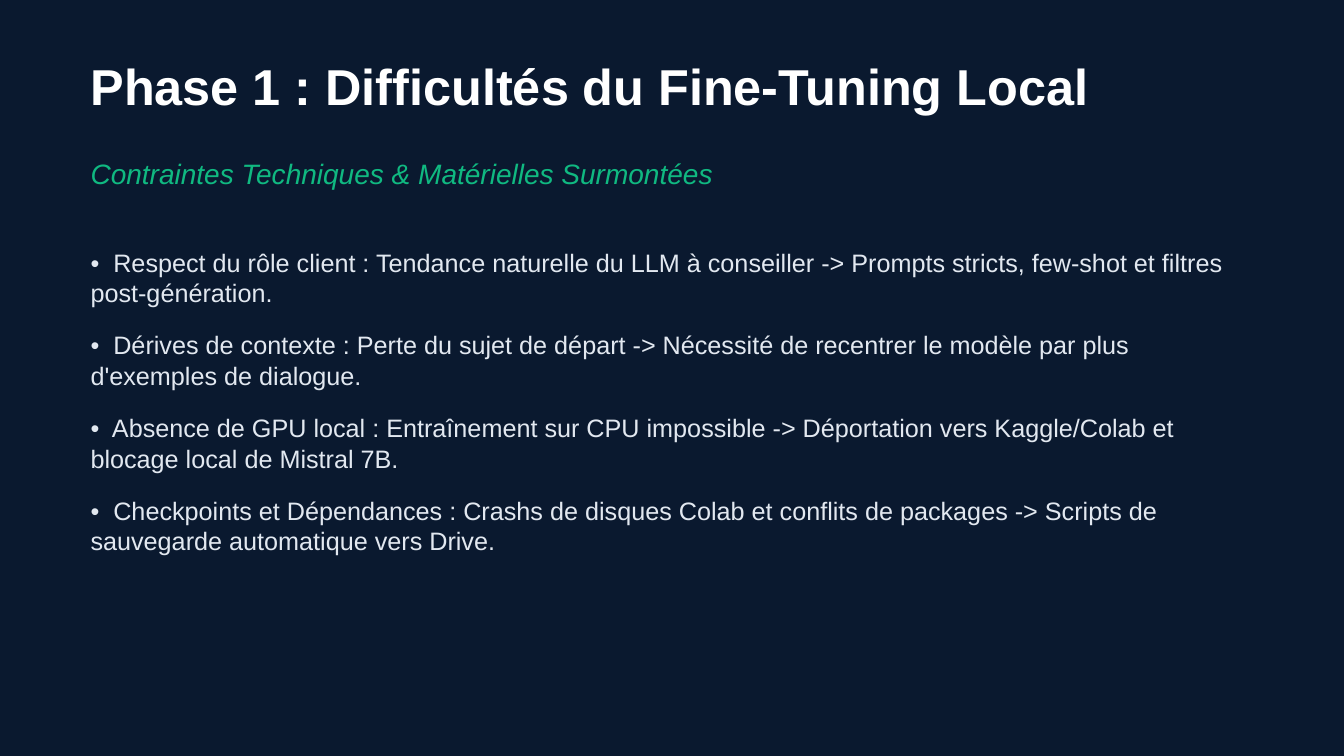
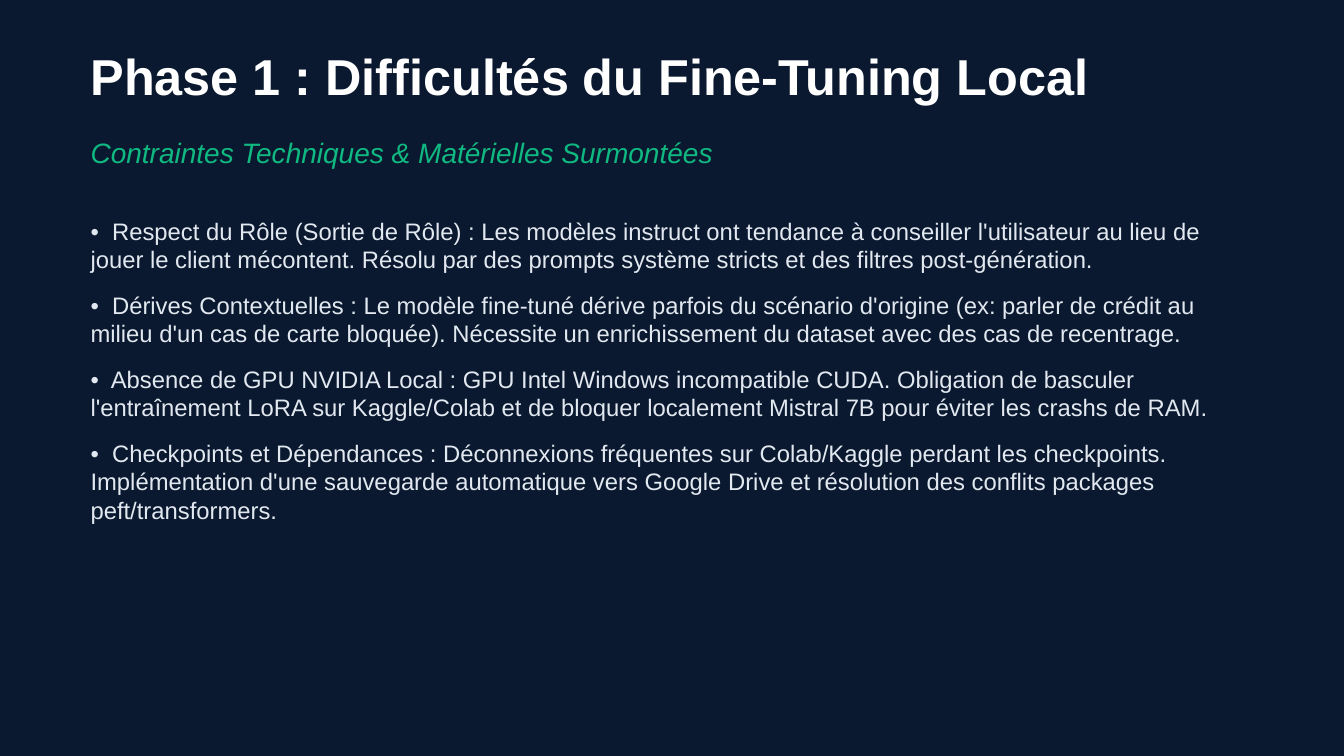
Before and after one commit to OrensObenas/BMCI_Voice_Test, a slide deck: slide 4 of presentation_bmci_livekit.pptx. Drawn at 1344x756 pixels with LibreOffice and Linux fonts; fonts in the diff are those of the drawing. Boxes give left, top, right and bottom in pixels: in the first picture for what was removed or moved away, otherwise in the second. Text is boxed around its words. In the diff, an @@ line names an element or a change of style, - is before the commit and + after.

Commit message:
docs: enrich PowerPoint slides with much more material and technical information

```diff
--- a/presentation_bmci_livekit.pptx
+++ b/presentation_bmci_livekit.pptx
@@ text "Phase 1 : Difficultés du ...": place and size @@
-text "Phase 1 : Difficultés du ..." at <box>91,68,1088,115</box>
+text "Phase 1 : Difficultés du ..." at <box>91,58,1088,105</box>
@@ text "Contraintes Techniques & Matérielles Surmontées": place and size @@
-text "Contraintes Techniques & Matérielles Surmontées" at <box>91,163,712,189</box>
+text "Contraintes Techniques & Matérielles Surmontées" at <box>91,142,712,169</box>
@@ text at <box>91,222,1208,524</box>: text changed; size 18 to 17 pt @@
-• Respect du rôle client : Tendance naturelle du LLM à conseiller -> Prompts stricts, few-shot et filtres post-génération.
-• Dérives de contexte : Perte du sujet de départ -> Nécessité de recentrer le modèle par plus d'exemples de dialogue.
-• Absence de GPU local : Entraînement sur CPU impossible -> Déportation vers Kaggle/Colab et blocage local de Mistral 7B.
-• Checkpoints et Dépendances : Crashs de disques Colab et conflits de packages -> Scripts de sauvegarde automatique vers Drive.
+• Respect du Rôle (Sortie de Rôle) : Les modèles instruct ont tendance à conseiller l'utilisateur au lieu de jouer le client mécontent. Résolu par des prompts système stricts et des filtres post-génération.
+• Dérives Contextuelles : Le modèle fine-tuné dérive parfois du scénario d'origine (ex: parler de crédit au milieu d'un cas de carte bloquée). Nécessite un enrichissement du dataset avec des cas de recentrage.
+• Absence de GPU NVIDIA Local : GPU Intel Windows incompatible CUDA. Obligation de basculer l'entraînement LoRA sur Kaggle/Colab et de bloquer localement Mistral 7B pour éviter les crashs de RAM.
+• Checkpoints et Dépendances : Déconnexions fréquentes sur Colab/Kaggle perdant les checkpoints. Implémentation d'une sauvegarde automatique vers Google Drive et résolution des conflits packages peft/transformers.
```
Also in this commit, not shown: 9 other slides changed.
